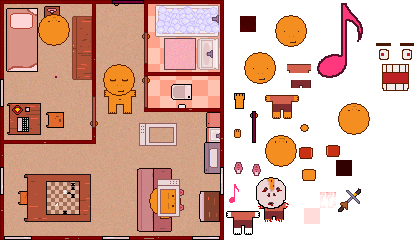
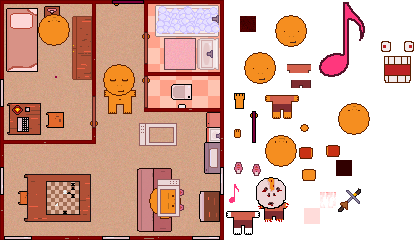
Revision of a layered w=420, h=240 image; what changed, layer by layer:
painted on "Ellipse 1 copy 2" over box(319, 2, 414, 91)
removed layer "Layer 66" over box(317, 3, 363, 78)
